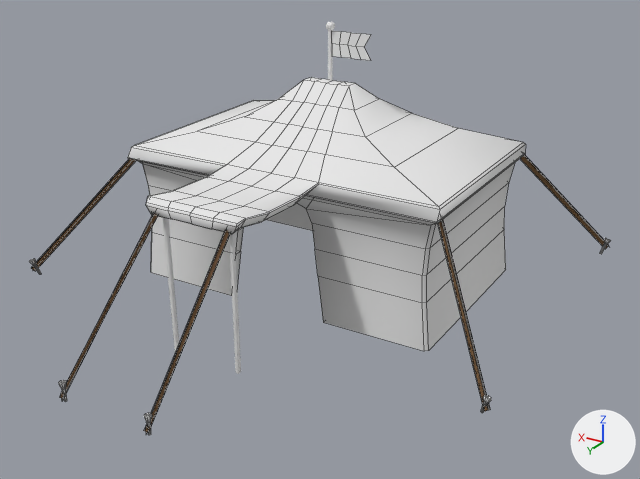
A saved change to the FBX model Assets/Models/MedievalTent.fbx.
Rendered twice from a camera (50 mm lens) standing at (-9.15, 15.62, 8.16) and looking at (-0.8, 1.7, 1.2). Lighting does not change. The marker at lower right points along +X, +Y and +Z. The older version comes first. Mesh edges are drawn as thin lines on the coarser meshes. Where no turn or scale is listed for an object, it has been applied to the vertices.

Script lines for the objects in view, before the commit:
```python
me_flag = bpy.data.meshes.new('Flag')
me_flag.from_pydata(...)  # 15 vertices, 8 faces; spans x -0.934..-0.03, y 0.0, z -0.257..0.257
me_poles = bpy.data.meshes.new('Poles')
me_poles.from_pydata(...)  # 65 vertices, 52 faces; spans x -0.78..0.79, y -0.13..4.52, z -0.44..5.14
me_tent = bpy.data.meshes.new('Tent')
me_tent.from_pydata(...)  # 470 vertices, 415 faces; spans x -5.27..5.28, y -3.84..7.14, z -0.36..3.94
# faces by material slot: [403, 12]
me_tent.materials.append(mat_tent)  # white #e7e7e7
me_tent.materials.append(mat_rope)  # picture img_ropetexture_png
ob_flag = bpy.data.objects.new('Flag', me_flag)
ob_flag.location = (0.0, -0.03, 4.72)
ob_poles = bpy.data.objects.new('Poles', me_poles)
ob_poles.location = (0.0, 0.0, 0.0)
ob_tent = bpy.data.objects.new('Tent', me_tent)
ob_tent.location = (0.0, 0.0, 0.0)
```
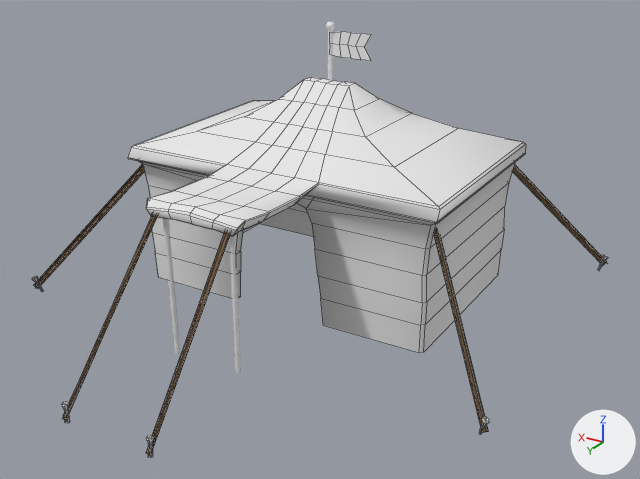
Pixel boxes (x1, y1, x2, y2) of what changed, in the pictures (640 x 479 px; the box of a moved part takes in the faces that stretch with it):
'Tent', reshaped (6% taller)
    before: (29, 77, 610, 435)
    after: (32, 77, 608, 457)
part 1 of me_tent, moved or reshaped
    before: (29, 155, 610, 413)
    after: (32, 165, 608, 434)
part 2 of me_tent, moved or reshaped
    before: (59, 190, 269, 435)
    after: (61, 190, 269, 457)

Edits to the bpy script that builds the scene:
```text
Change me_tent:
    used by ob_tent; location = (0.0, 0.0, 0.0)
    remove me_tent.from_pydata(...)  # 470 vertices, 415 faces; spans x -5.27..5.28, y -3.84..7.14, z -0.36..3.94
    add me_tent.from_pydata(...)  # 489 vertices, 434 faces; spans x -5.27..5.28, y -3.84..7.14, z -0.61..3.94
    me_tent part 1
    19 faces are deleted
    128 vertices in x -5.27..5.28, y -3.84..3.87, z -0.19..2.56 move by (0.0, 0.0, -0.42)
    4 vertices in x -3.37..3.37, y -2.08..-2.0, z 2.47..2.57 move by (0.0, 0.0, -0.41)
    19 vertices move from x -3.41..3.41, y -2.15..2.14, z -0.36 to x -3.27..3.27, y -2.06..2.06, z -0.48
    19 vertices are added at x -3.28..3.29, y -2.08..2.08, z 0.13
    38 new faces join them, mat_tent (white #e7e7e7)
    me_tent part 2
    53 vertices in x -0.98..0.97, y 7.01..7.14, z -0.12..0.25 move by (0.0, 0.0, -0.42)
    8 vertices in x -1.04..1.05, y 4.53..4.68, z 2.42..2.68 move by (0.0, 0.0, -0.04)
    5 vertices in x -1.06..1.06, y 4.53..4.69, z 2.4..2.66 move by (0.0, 0.0, -0.03)
    5 vertices in x -0.95..0.98, y 7.06..7.11, z 0.12..0.24 move by (0.0, 0.0, -0.41)
    4 vertices in x -0.97..0.98, y 4.61..4.69, z 2.56 move by (0.0, 0.0, -0.07)
    4 vertices in x -0.94..0.94, y 4.52..4.53, z 2.46..2.49 move by (0.0, 0.0, -0.05)
    9 vertices move from x -0.97..0.98, y 4.61..4.69, z 2.41..2.61 to x -0.97..0.98, y 4.61..4.69, z 2.4..2.54
```
